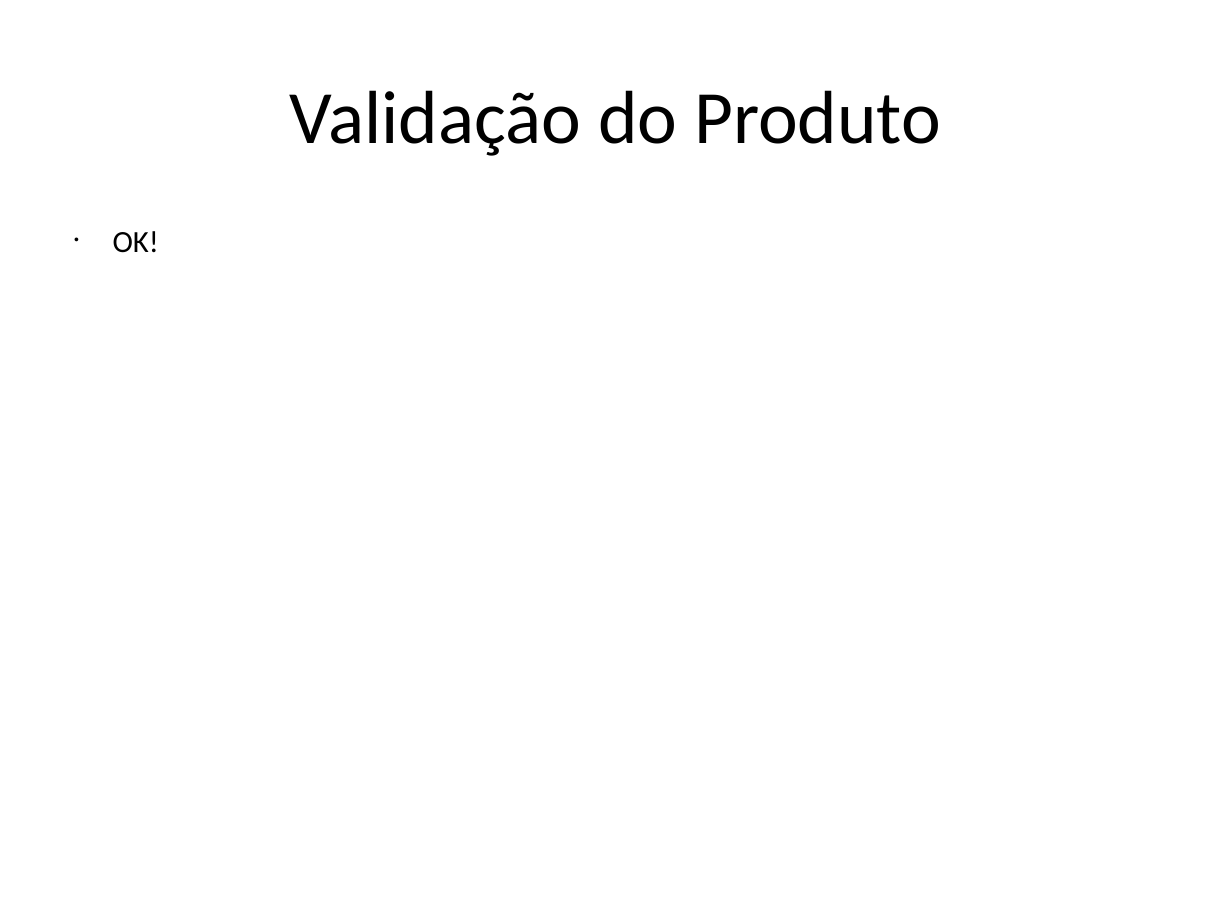
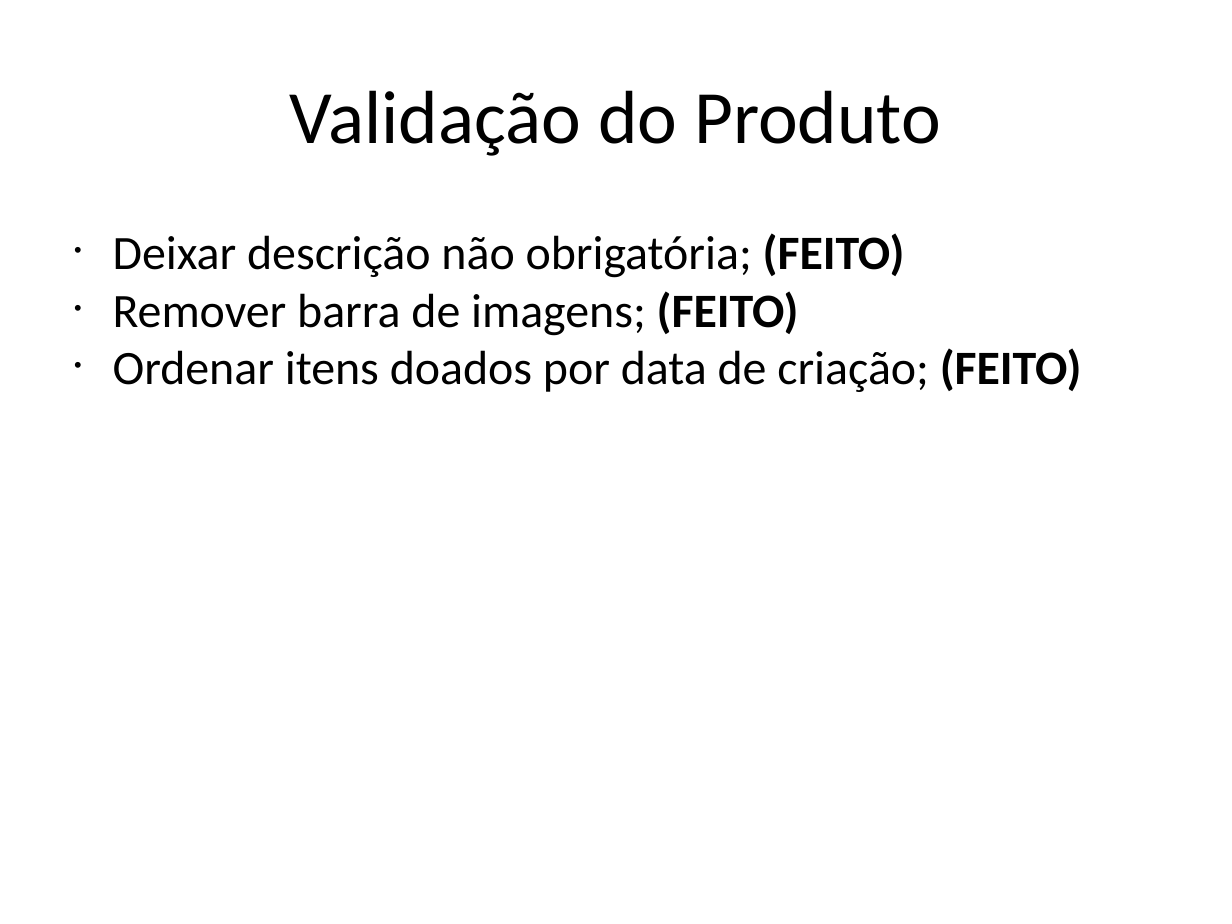
Before and after one commit to AjudeMais/ajudeMais-Projeto, a slide deck: slide 6 of Projeto-AjudeMais/002-Acompanhamento/Iteracao-03/ADR - apresentacao de resultados-IT03.pptx. Drawn at 1232x924 pixels with LibreOffice and Linux fonts; fonts in the diff are those of the drawing. Boxes give left, top, right and bottom in pixels: in the first picture for what was removed or moved away, otherwise in the second. Text is boxed around its words. In the diff, an @@ line names an element or a change of style, - is before the commit and + after.

```diff
--- a/Projeto-AjudeMais/002-Acompanhamento/Iteracao-03/ADR - apresentacao de resultados-IT03.pptx
+++ b/Projeto-AjudeMais/002-Acompanhamento/Iteracao-03/ADR - apresentacao de resultados-IT03.pptx
@@ text at box(113, 233, 1082, 392): text changed; size 18 to 28 pt @@
-• OK!
+• Deixar descrição não obrigatória; (FEITO)
+• Remover barra de imagens; (FEITO)
+• Ordenar itens doados por data de criação; (FEITO)
```
Also in this commit, not shown: 4 other files.
